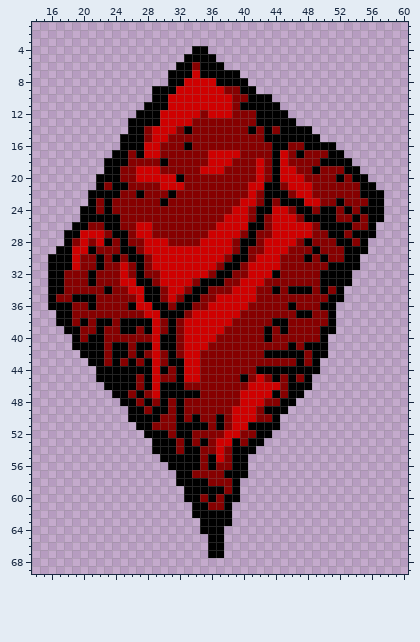
A sprite sheet gets an edit: CybreBunk/Assets/Art/Enemies/Crazy Diamond/Boss2.png. That is the earlier state.
The file is 70x70 pixels. Shown: x 14..60, y 1..69.
After:
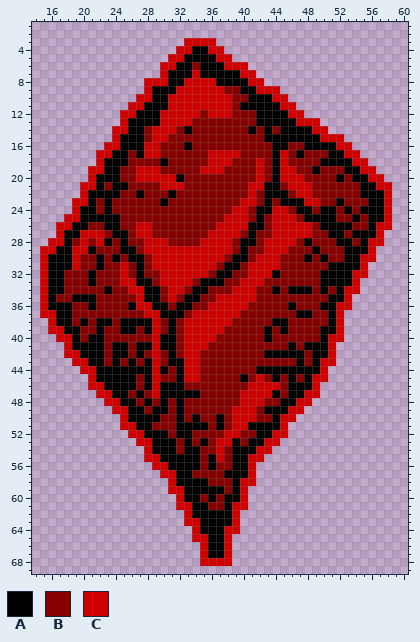
Palette (. is transparent): A #000000  B #860000  C #cf0000
Change:
@@ x 14..60 @@
  2 ...............................................
- 3 ...............................................
- 4 ....................AA.........................
- 5 ...................AAAA........................
- 6 ..................AABAAA.......................
- 7 .................AAACAAAAA.....................
- 8 .................AACCCCAAAA....................
- 9 ...............AAACCCCCCBBAA...................
-10 ...............AACCCCCCCCBBAAA.................
-11 ..............AAACCCCCCCCBAAAAA................
-12 .............AAACCCCCBCCCBBBAAAA...............
-13 ............AAAACCCCBBBBBBBBAAAAA..............
-14 ............AABCCCBABBBBBBBABABAAAA............
-15 ...........AAABCCBBBBBBBBBBBBAAAAAAA...........
-16 ...........AAACCBBBABBBBBBBBBBAABBAAAA.........
-17 ..........AABACCBBBBBBCCCCBBBBACBABBBAA........
-18 .........AAABBBBABBBBBCCCBBBCBACBBBBAAAA.......
-19 .........AABBCCCBBBBBCCCBBBBCBACCBBABBBAA......
-20 ........AAABBCCCCCABBBBBBBBBCBACCCBBBBABAA.....
-21 ........ABAABBBBCCCBBBBBBBBCCAABCCCBBBBBBAA....
-22 .......AAAABBABBBABBBBBBBBBCBAAABCCBBBBBBAAA...
-23 .......ABABBBBBBABBBBBBBBBCCBABAAACCBBABBBAA...
-24 ......AABABBBBBBBBBBBBBBBCCBAACCBAABAABABAAA...
-25 ......AAAAABBBBBBBBBBBBBCCCBABCCCBAAAABBABAA...
-26 .....AABBAABBCCBBBBBBBBCCCCAABCCCCCBAAAABBA....
-27 ....AACCCBAABCCBBBBBBBCCCCBABBCCCCCBBAABAAA....
-28 ....ABCBCABABBCCCBBBBCCCCBAABCCCCBABBBAABA.....
-29 ...AACCABBBAABCCCCCCCCCCCBABBCCCBBBABBBAAA.....
-30 ..AAACBBABABAABCCCCCCCCCBAABCCCBBBABABBAA......
-31 ..AAACBBABBCBABCCCCCCCCBAABCCCCBBBBBBAAAA......
-32 ..AABBBABBBCBABBCCCCCCBAABBCCCABBBBBAAAA.......
-33 ..AABBBABBBCCAABCCCCBAAABBCCCBBBBBBBAAAA.......
-34 ..AABBBBBABBCCAABCCBAABBBCCCBBABAAABABA........
-35 ..ABBAAABBBBBCAABCBAABBCCCCCBBBBBBBBBAA........
-36 ..AAABBABBBBACCAABAABBCCCCCBBBBBABBBAA.........
-37 ...AABBBBBBBBBCCAAABCCCCCCBBBBBBBAABBA.........
-38 ...AABABAABAAAACBABCCCCCCBBBBBAABBBBBA.........
-39 ....AABBABBAABACBABCCCCCBBBBBABABBBBAA.........
-40 .....ABAABBBBBBCAABCCCCBBBBBBABBBBBBA..........
-41 .....AAAABAABAACAABCCCBBBBBBBBBBABAAA..........
-42 ......AAABAABABCBABCCBBBBBBBBAAAAABAA..........
-43 .......AABABABACBAACCBBBBBBBBBBBBABA...........
-44 ........AAAAAAACABACCBBBBBBBAAAAAAAA...........
-45 ........AAAAABACBBACCBBBBBABCBABABA............
-46 .........AAAABACAAABBBBBBBBCCCCBAAA............
-47 ..........AABABCAAAAABBBBBCCCCABAA.............
-48 ...........AABABABABBBBBBBCCCBBAA..............
-49 ............AABAABABBBBBBCCCBAAA...............
-50 ............AAAABBABABBABCCCBBA................
-51 .............AABBBAAAABABCCAAAA................
-52 ..............AAABAABBBBCCBBAA.................
-53 ...............AAABABABCCABAA..................
-54 ...............AAABAABBCBAAA...................
-55 ................AAAAABACBAA....................
-56 .................AAAABABBAA....................
-57 ..................AABBBBAAA....................
-58 ..................AAAABBBA.....................
-59 ...................AAAAABA.....................
-60 ...................AABABAA.....................
-61 ....................AABBA......................
-62 ....................AAAAA......................
-63 .....................AAAA......................
-64 .....................AAA.......................
-65 ......................AA.......................
-66 ......................AA.......................
-67 ......................AA.......................
-68 ...............................................
+ 3 ...................CCCC........................
+ 4 ..................CCAACC.......................
+ 5 .................CCAAAACC......................
+ 6 ................CCAABAAACCC....................
+ 7 ................CAAACAAAAACC...................
+ 8 ..............CCCAACCCCAAAACC..................
+ 9 ..............CAAACCCCCCBBAACCC................
+10 .............CCAACCCCCCCCBBAAACC...............
+11 ............CCAAACCCCCCCCBAAAAACC..............
+12 ...........CCAAACCCCCBCCCBBBAAAACC.............
+13 ...........CAAAACCCCBBBBBBBBAAAAACCC...........
+14 ..........CCAABCCCBABBBBBBBABABAAAACC..........
+15 ..........CAAABCCBBBBBBBBBBBBAAAAAAACCC........
+16 .........CCAAACCBBBABBBBBBBBBBAABBAAAACC.......
+17 ........CCAABACCBBBBBBCCCCBBBBACBABBBAACC......
+18 ........CAAABBBBABBBBBCCCBBBCBACBBBBAAAACC.....
+19 .......CCAABBCCCBBBBBCCCBBBBCBACCBBABBBAACC....
+20 .......CAAABBCCCCCABBBBBBBBBCBACCCBBBBABAACC...
+21 ......CCABAABBBBCCCBBBBBBBBCCAABCCCBBBBBBAACC..
+22 ......CAAAABBABBBABBBBBBBBBCBAAABCCBBBBBBAAAC..
+23 .....CCABABBBBBBABBBBBBBBBCCBABAAACCBBABBBAAC..
+24 .....CAABABBBBBBBBBBBBBBBCCBAACCBAABAABABAAAC..
+25 ....CCAAAAABBBBBBBBBBBBBCCCBABCCCBAAAABBABAAC..
+26 ...CCAABBAABBCCBBBBBBBBCCCCAABCCCCCBAAAABBACC..
+27 ...CAACCCBAABCCBBBBBBBCCCCBABBCCCCCBBAABAAAC...
+28 ..CCABCBCABABBCCCBBBBCCCCBAABCCCCBABBBAABACC...
+29 .CCAACCABBBAABCCCCCCCCCCCBABBCCCBBBABBBAAAC....
+30 .CAAACBBABABAABCCCCCCCCCBAABCCCBBBABABBAACC....
+31 .CAAACBBABBCBABCCCCCCCCBAABCCCCBBBBBBAAAAC.....
+32 .CAABBBABBBCBABBCCCCCCBAABBCCCABBBBBAAAACC.....
+33 .CAABBBABBBCCAABCCCCBAAABBCCCBBBBBBBAAAAC......
+34 .CAABBBBBABBCCAABCCBAABBBCCCBBABAAABABACC......
+35 .CABBAAABBBBBCAABCBAABBCCCCCBBBBBBBBBAAC.......
+36 .CAAABBABBBBACCAABAABBCCCCCBBBBBABBBAACC.......
+37 .CCAABBBBBBBBBCCAAABCCCCCCBBBBBBBAABBAC........
+38 ..CAABABAABAAAACBABCCCCCCBBBBBAABBBBBAC........
+39 ..CCAABBABBAABACBABCCCCCBBBBBABABBBBAAC........
+40 ...CCABAABBBBBBCAABCCCCBBBBBBABBBBBBACC........
+41 ....CAAAABAABAACAABCCCBBBBBBBBBBABAAAC.........
+42 ....CCAAABAABABCBABCCBBBBBBBBAAAAABAAC.........
+43 .....CCAABABABACBAACCBBBBBBBBBBBBABACC.........
+44 ......CCAAAAAAACABACCBBBBBBBAAAAAAAAC..........
+45 .......CAAAAABACBBACCBBBBBABCBABABACC..........
+46 .......CCAAAABACAAABBBBBBBBCCCCBAAAC...........
+47 ........CCAABABCAAAAABBBBBCCCCABAACC...........
+48 .........CCAABABABABBBBBBBCCCBBAACC............
+49 ..........CCAABAABABBBBBBCCCBAAACC.............
+50 ...........CAAAABBABABBABCCCBBACC..............
+51 ...........CCAABBBAAAABABCCAAAAC...............
+52 ............CCAAABAABBBBCCBBAACC...............
+53 .............CCAAABABABCCABAACC................
+54 ..............CAAABAABBCBAAACC.................
+55 ..............CCAAAAABACBAACC..................
+56 ...............CCAAAABABBAAC...................
+57 ................CCAABBBBAAAC...................
+58 .................CAAAABBBACC...................
+59 .................CCAAAAABAC....................
+60 ..................CAABABAAC....................
+61 ..................CCAABBACC....................
+62 ...................CAAAAAC.....................
+63 ...................CCAAAAC.....................
+64 ....................CAAACC.....................
+65 ....................CCAAC......................
+66 .....................CAAC......................
+67 .....................CAAC......................
+68 .....................CCCC......................
 69 ...............................................
Changed places in both pictures, as pixel boxes (x1, y1, x2, y2):
added: (40, 38, 392, 566)
